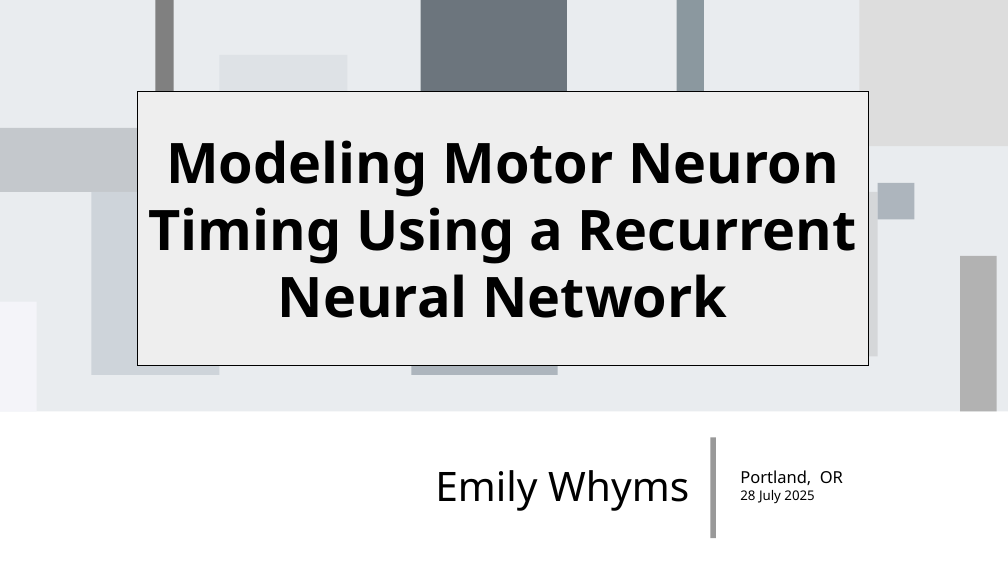
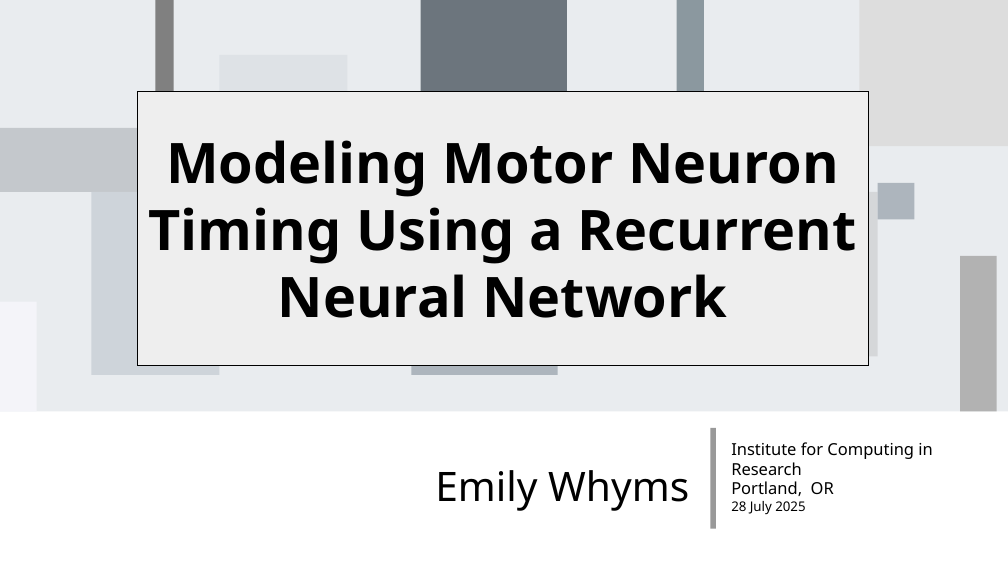
Before and after one commit to ItsAMeMario8/MotorTimingRNN, a slide deck: slide 1 of Modeling_RNN_Motor_Timing.odp. Drawn at 1008x567 pixels with LibreOffice and Linux fonts; fonts in the diff are those of the drawing. Boxes give left, top, right and bottom in pixels: in the first picture for what was removed or moved away, otherwise in the second. Text is boxed around its words. In the diff, an @@ line names an element or a change of style, - is before the commit and + after.

```diff
--- a/Modeling_RNN_Motor_Timing.odp
+++ b/Modeling_RNN_Motor_Timing.odp
@@ line moved from (713, 438) - (713, 539) to (713, 428) - (713, 529) @@
@@ text "Institute for Computing in Research": place and size @@
-text "Institute for Computing in Research" at (740,470,843,503)
+text "Institute for Computing in Research" at (731,442,932,514)
@@ text at (731,442,932,475): paragraph added @@
+Institute for Computing in Research
```
Also in this commit, not shown: 4 slides added, 1 slide removed, 2 other files.
